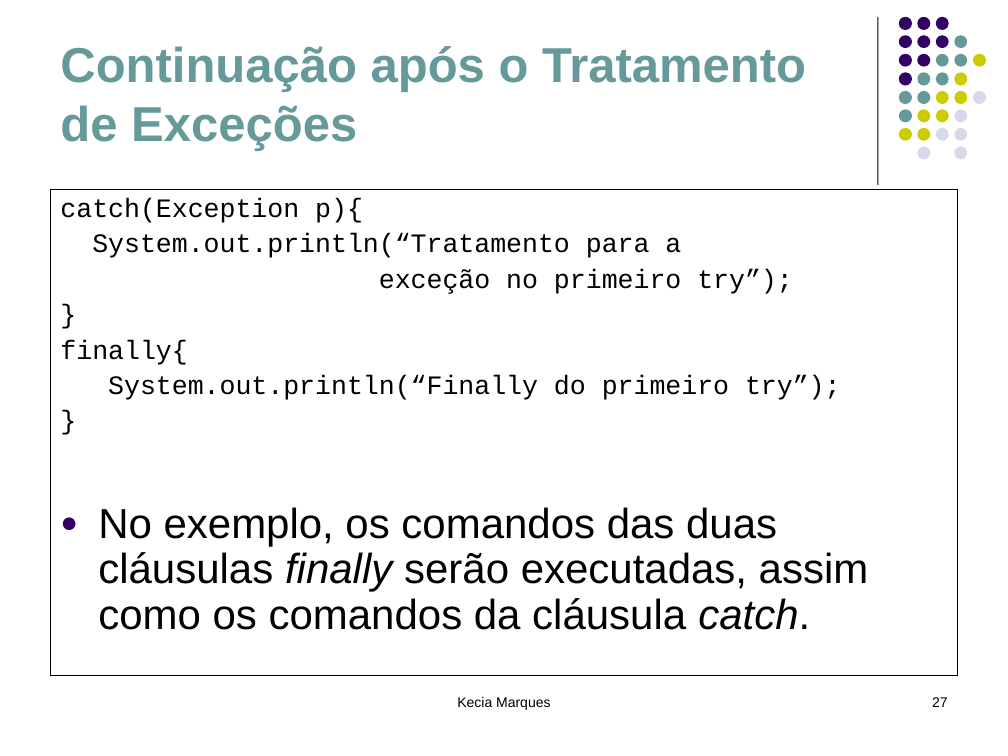
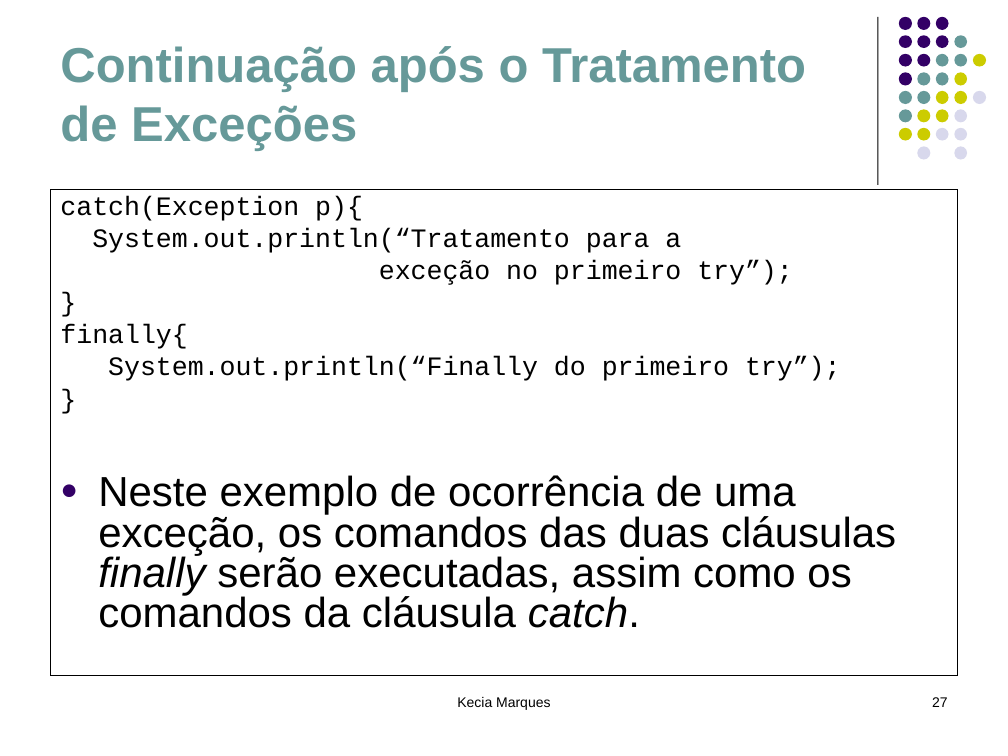
Before and after one commit to eduardocunha11/firstblog, a slide deck: slide 27 of aulas/poo/10.Tratamento de Exceções.ppt. Drawn at 1008x756 pixels with LibreOffice and Linux fonts; fonts in the diff are those of the drawing. Boxes give left, top, right and bottom in pixels: in the first picture for what was removed or moved away, otherwise in the second. Text is boxed around its words. In the diff, an @@ line names an element or a change of style, - is before the commit and + after.

Commit message:
slides sobre tratamento de excecoes em Java

```diff
--- a/aulas/poo/10.Tratamento de Exceções.ppt
+++ b/aulas/poo/10.Tratamento de Exceções.ppt
@@ text at (60, 196, 841, 381): line spacing 0.9 to 0.8 @@
@@ text at (98, 475, 896, 628): text changed @@
-● No exemplo, os comandos das duas cláusulas finally serão executadas, assim como os comandos da cláusula catch.
+● Neste exemplo de ocorrência de uma exceção, os comandos das duas cláusulas finally serão executadas, assim como os comandos da cláusula catch.
```
